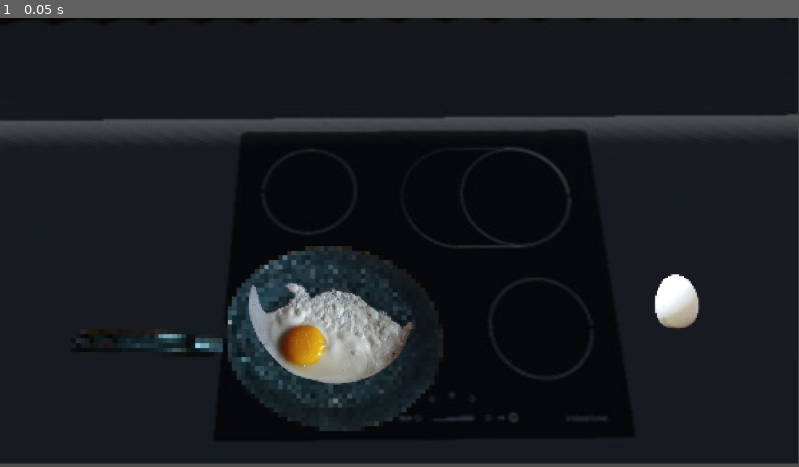
Above: before the commit, frame 1.
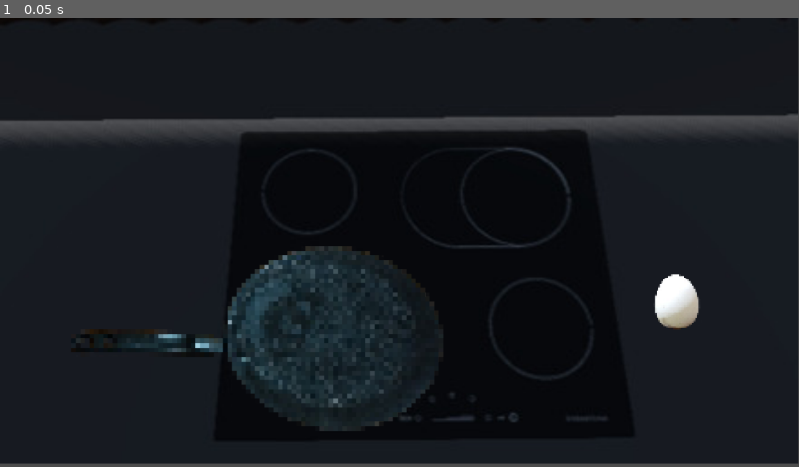
Above: after the commit, the same moment.

Repository: oneshot-death/3d-school-game
Game: Godot game, scene res://Levels/cooking_minigame.tscn
Two runs of this game, one before a commit and one after it. Both use one fixed random seed, a clock stepped at 60 frames per second and the inputs below.
Inputs:
- Up to frame 1 (0.05 s): no input

The runs differ from the first frame. In frame 1, 3.0% of the frame differs, in the area x 31-52%, y 59-82%.

Commit message:
Made interactible/dragging elements and basic mechanics

Diff:
--- /dev/null
+++ b/Assets/Kitchen/draggable_food.gd
@@ -0,0 +1,25 @@
+extends Sprite2D
+
+@onready var area:Area2D=$Area2D
+
+var dragging:bool=false
+var drag_offset=Vector2.ZERO
+
+# Called when the node enters the scene tree for the first time.
+func _ready() -> void:
+	pass # Replace with function body.
+
+
+# Called every frame. 'delta' is the elapsed time since the previous frame.
+func _process(delta: float) -> void:
+	if dragging:
+		global_position=get_global_mouse_position()+drag_offset
+		if Input.is_mouse_button_pressed(MOUSE_BUTTON_LEFT)==false:
+			dragging=false
+			return
+
+func _on_area_2d_input_event(viewport: Node, event: InputEvent, shape_idx: int) -> void:
+	if event is InputEventMouseButton:
+		if event.button_index==MOUSE_BUTTON_LEFT and event.pressed:
+			dragging=true
+			drag_offset = global_position - get_global_mouse_position()
--- /dev/null
+++ b/Assets/Kitchen/draggable_food.tscn
@@ -0,0 +1,22 @@
+[gd_scene load_steps=4 format=3 uid="uid://cplt06ldue0dc"]
+
+[ext_resource type="Texture2D" uid="uid://crmc437642od7" path="res://Assets/Sprites/egg-basic.png" id="1_yk05o"]
+[ext_resource type="Script" uid="uid://cjb8e7l8t83re" path="res://Assets/Kitchen/draggable_food.gd" id="2_yjin0"]
+
+[sub_resource type="CircleShape2D" id="CircleShape2D_vl7ry"]
+radius = 40.0
+
+[node name="Food" type="Sprite2D"]
+scale = Vector2(0.35, 0.35)
+texture = ExtResource("1_yk05o")
+script = ExtResource("2_yjin0")
+
+[node name="Area2D" type="Area2D" parent="."]
+position = Vector2(-2751.4285, -1214.2858)
+scale = Vector2(2.8571427, 2.8571427)
+
+[node name="CollisionShape2D" type="CollisionShape2D" parent="Area2D"]
+position = Vector2(976, 409)
+shape = SubResource("CircleShape2D_vl7ry")
+
+[connection signal="input_event" from="Area2D" to="." method="_on_area_2d_input_event"]
--- /dev/null
+++ b/Levels/cooking_minigame.gd
@@ -0,0 +1,27 @@
+extends Node2D
+
+@onready var animation:AnimatedSprite2D=$Pan/EggCooking
+@onready var food:Sprite2D=$Food
+
+var food_entered:bool=false
+var lmb_event:bool=true
+var run_once:bool=false
+
+# Called when the node enters the scene tree for the first time.
+func _ready() -> void:
+	pass # Replace with function body.
+
+
+# Called every frame. 'delta' is the elapsed time since the previous frame.
+func _process(delta: float) -> void:
+	if food_entered==true:
+		if Input.is_mouse_button_pressed(MOUSE_BUTTON_LEFT)==false:
+			food.visible=false
+			if run_once==false:
+				animation.visible=true
+				animation.play()
+				run_once=true
+
+
+func _on_area_2d_area_shape_entered(area_rid: RID, area: Area2D, area_shape_index: int, local_shape_index: int) -> void:
+	food_entered=true
--- a/Levels/cooking_minigame.tscn
+++ b/Levels/cooking_minigame.tscn
@@ -1,9 +1,13 @@
-[gd_scene load_steps=9 format=3 uid="uid://we8wxsnfmvks"]
+[gd_scene load_steps=11 format=3 uid="uid://we8wxsnfmvks"]
 
 [ext_resource type="Texture2D" uid="uid://db5vuu8f2gasf" path="res://Assets/Kitchen/stove_cropped.jpg" id="1_cp0dv"]
+[ext_resource type="Script" uid="uid://bsmvc0ai8njdk" path="res://Levels/cooking_minigame.gd" id="1_vl7ry"]
 [ext_resource type="Texture2D" uid="uid://bnyu7r8ymmlon" path="res://Assets/Sprites/pan.png" id="2_cp0dv"]
+[ext_resource type="PackedScene" uid="uid://cplt06ldue0dc" path="res://Assets/Kitchen/draggable_food.tscn" id="2_h635q"]
 [ext_resource type="Texture2D" uid="uid://dtcorc7muhpdv" path="res://Assets/Sprites/cooking-sheet.png" id="3_cp0dv"]
-[ext_resource type="Texture2D" uid="uid://crmc437642od7" path="res://Assets/Sprites/egg-basic.png" id="4_h635q"]
+
+[sub_resource type="CircleShape2D" id="CircleShape2D_h635q"]
+radius = 138.0
 
 [sub_resource type="AtlasTexture" id="AtlasTexture_h635q"]
 atlas = ExtResource("3_cp0dv")
@@ -35,28 +39,38 @@
 }]
 
 [node name="Cooking" type="Node2D"]
+script = ExtResource("1_vl7ry")
 
-[node name="MarginContainer" type="MarginContainer" parent="."]
+[node name="TextureRect" type="TextureRect" parent="."]
 offset_right = 1151.0
 offset_bottom = 643.0
-
-[node name="TextureRect" type="TextureRect" parent="MarginContainer"]
-layout_mode = 2
 texture = ExtResource("1_cp0dv")
 
-[node name="Pan" type="Sprite2D" parent="MarginContainer"]
+[node name="MarginContainer" type="MarginContainer" parent="TextureRect"]
+layout_mode = 0
+offset_right = 40.0
+offset_bottom = 40.0
+
+[node name="Pan" type="Sprite2D" parent="."]
 position = Vector2(321.365, 499.174)
 texture = ExtResource("2_cp0dv")
 
-[node name="AnimatedSprite2D" type="AnimatedSprite2D" parent="MarginContainer/Pan"]
-position = Vector2(117.05498, -38.66401)
-scale = Vector2(0.23, 0.23)
+[node name="Area2D" type="Area2D" parent="Pan"]
+
+[node name="CollisionShape2D" type="CollisionShape2D" parent="Pan/Area2D"]
+position = Vector2(159.63501, -41.17401)
+shape = SubResource("CircleShape2D_h635q")
+
+[node name="EggCooking" type="AnimatedSprite2D" parent="Pan"]
+visible = false
+position = Vector2(116.63501, -38.17401)
+scale = Vector2(0.22999999, 0.22999999)
 sprite_frames = SubResource("SpriteFrames_6xssh")
 animation = &"cooking"
 frame = 2
 frame_progress = 1.0
 
-[node name="Egg" type="Sprite2D" parent="MarginContainer"]
+[node name="Food" parent="." instance=ExtResource("2_h635q")]
 position = Vector2(963.00006, 425.00003)
-scale = Vector2(0.35, 0.35)
-texture = ExtResource("4_h635q")
+
+[connection signal="area_shape_entered" from="Pan/Area2D" to="." method="_on_area_2d_area_shape_entered"]
Not shown, added: Assets/Kitchen/draggable_food.gd.uid
Not shown, added: Levels/cooking_minigame.gd.uid
